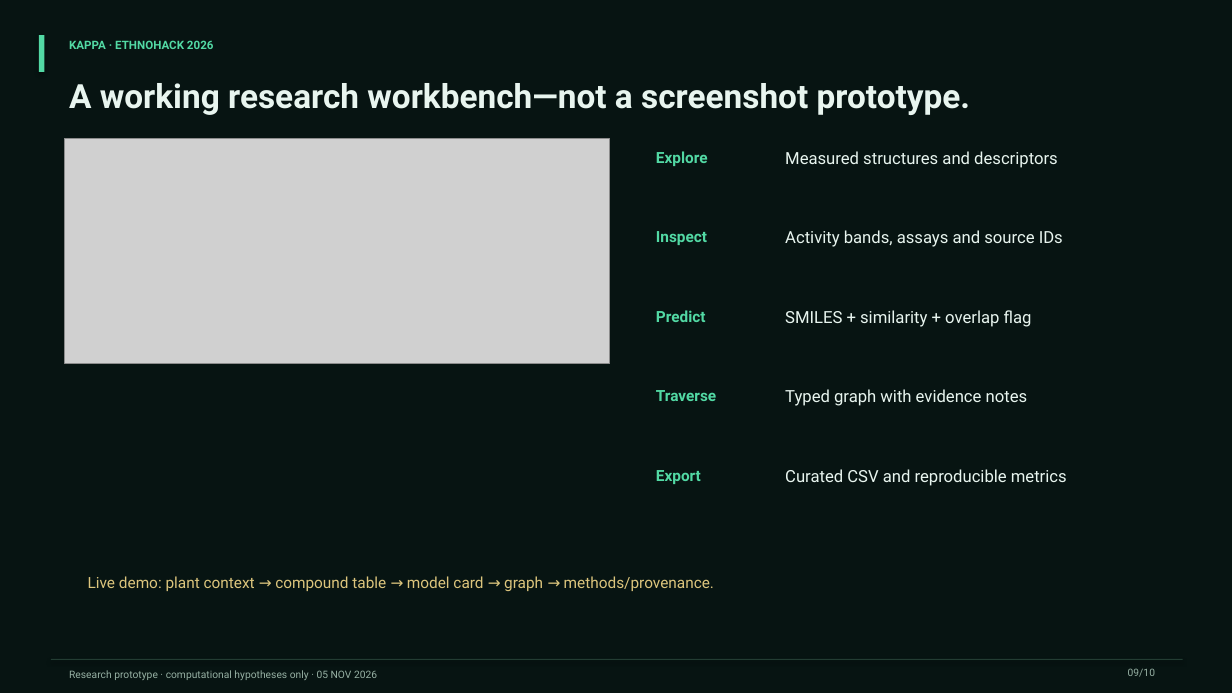
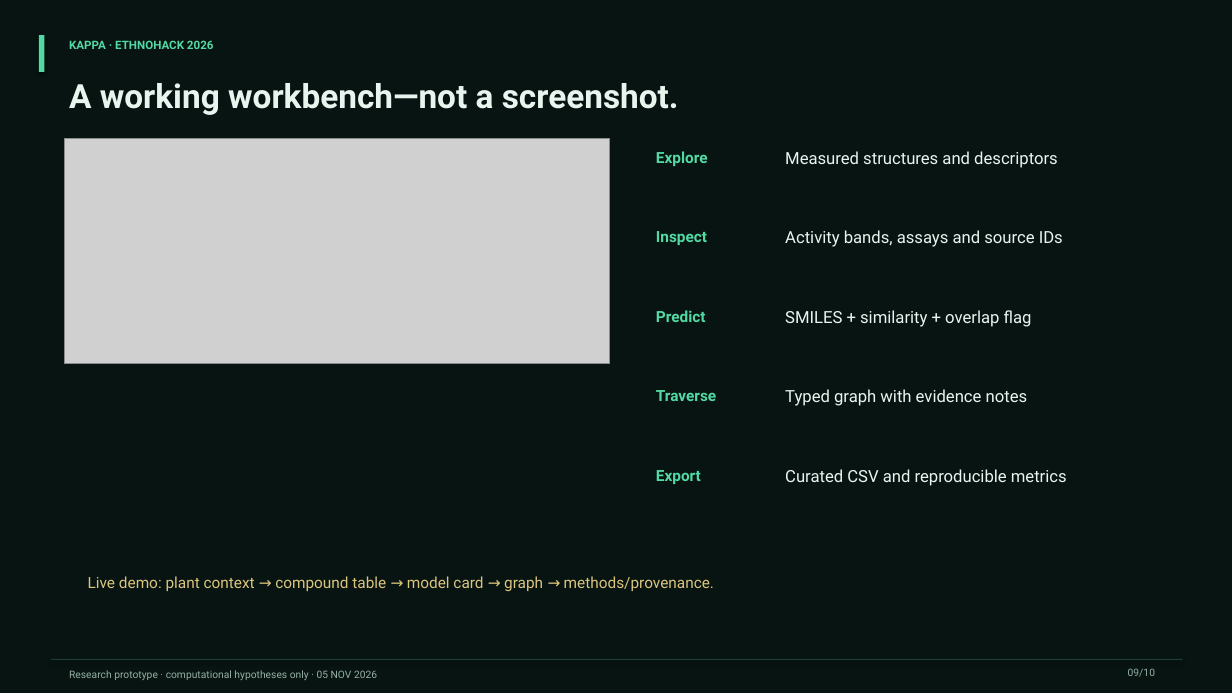
Before and after one commit to AdemolaTolulope/kappa-ethnohack2026, a slide deck: slide 9 of presentation/KAPPA_pitch_deck.pptx. Drawn at 1232x693 pixels with LibreOffice and Linux fonts; fonts in the diff are those of the drawing; grey boxes stand for pictures. Boxes give left, top, right and bottom in pixels: in the first picture for what was removed or moved away, otherwise in the second. Text is boxed around its words. In the diff, an @@ line names an element or a change of style, - is before the commit and + after.

```diff
--- a/presentation/KAPPA_pitch_deck.pptx
+++ b/presentation/KAPPA_pitch_deck.pptx
@@ text at (x1=69, y1=83, x2=679, y2=115): text changed @@
-A working research workbench—not a screenshot prototype.
+A working workbench—not a screenshot.
```
Also in this commit, not shown: 2 other slides changed, 7 other files.
